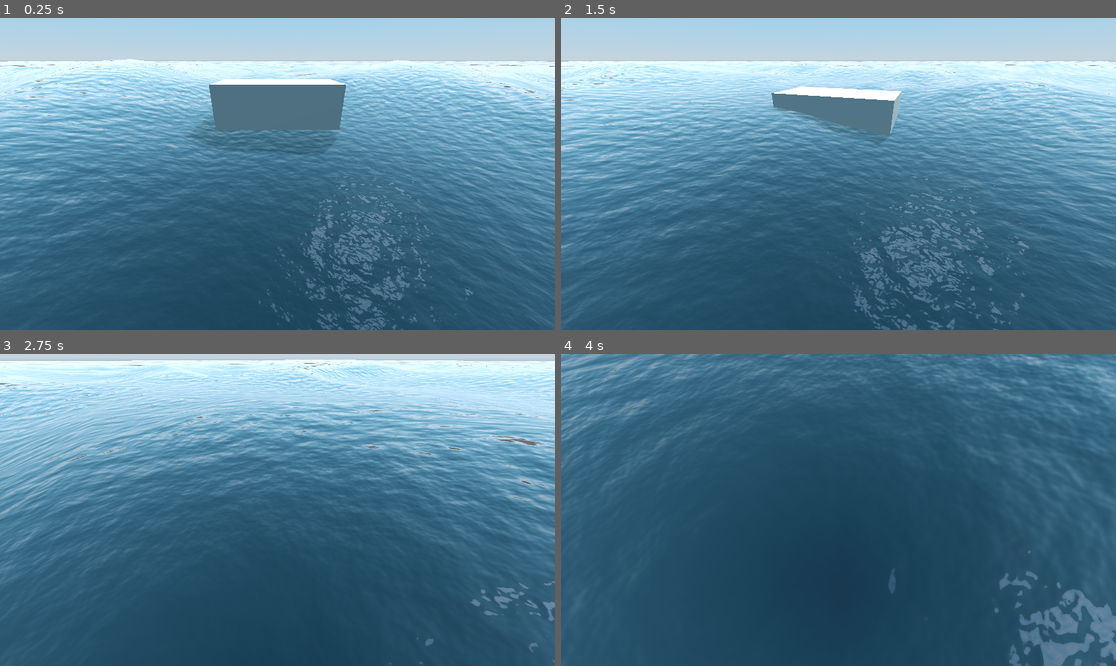
Above: before the commit, frames 1-4 (two rows, left to right).
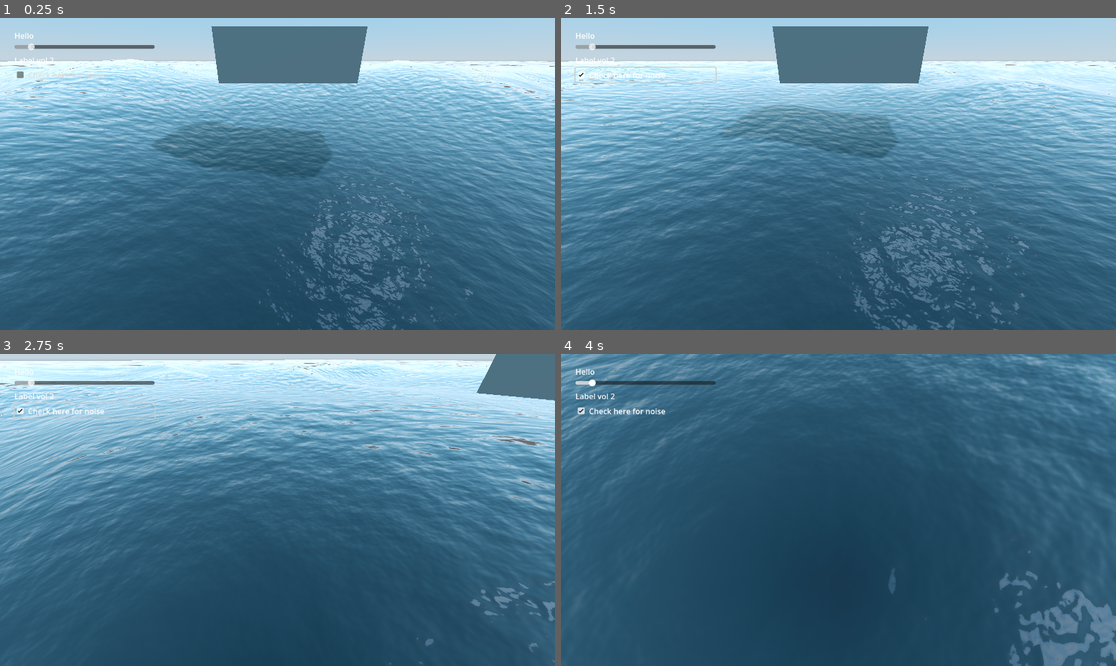
Above: after the commit, the same moments.

Repository: D0V4HKIIN/cs-341-computer-graphics-project
Game: Godot game, scene res://Main.tscn
Same seed, same stepped clock (60 frames per second), same inputs: the game is played once before the commit and once after it.
Inputs (mouse positions are in pixels of both pictures, inside the frame that each line leads up to):
- Up to frame 1 (0.25 s): no input
- Up to frame 2 (1.5 s): click (644, 74) at 0.5 s, where only the run after the commit has a clickable "Check here for noise"; move the mouse to (960, 158) at 1.27 s; press the mouse at (960, 158) at 1.28 s; hold Right (boat_right) from 1.28 s (still down)
- Up to frame 3 (2.75 s): move the mouse to (166, 525) at 2.02 s; release Right (boat_right) at 2.03 s; release the mouse at (166, 525) at 2.03 s; hold Down (boat_back) from 2.03 s (still down); click (166, 525) at 2.1 s
- Up to frame 4 (4 s): move the mouse to (894, 441) at 2.77 s; release Down (boat_back) at 2.78 s; press the mouse at (894, 441) at 2.78 s; hold Right (boat_right) 2.78-3.53 s; move the mouse to (810, 572) at 3.52 s; release the mouse at (810, 572) at 3.53 s; hold Up (boat_forward) from 3.53 s (still down); click (810, 572) at 3.6 s

The runs differ from the first frame. In frame 1, 11% of the frame differs, in the area x 2-67%, y 2-52%; in frame 2, 9.7%; in frame 3, 2.4%; in frame 4, 0.6%.
Error after the commit: Parse Error: Unexpected "Identifier" in class body. (res://Panel.gd:1)

Commit message:
test drive on panel

Diff:
--- a/seas-341_captain_hooks_black_pearl/Boat.gd
+++ b/seas-341_captain_hooks_black_pearl/Boat.gd
@@ -1,13 +1,16 @@
 extends CharacterBody3D
 
 
-@export var SPEED = 10.0
+#@export var SPEED = 10.0
+var SPEED = $Panel/HBoxContainer2/HSlider.value
 @export var ROTATION_SPEED = 0.03
 @export var JUMP_VELOCITY = 4.5
 
 # Get the gravity from the project settings to be synced with RigidBody nodes.
 var gravity = ProjectSettings.get_setting("physics/3d/default_gravity")
 
+func set_speed(value):
+	SPEED = value
 
 func _physics_process(delta):
 	# Add the gravity.
--- a/seas-341_captain_hooks_black_pearl/Main.tscn
+++ b/seas-341_captain_hooks_black_pearl/Main.tscn
@@ -1,9 +1,11 @@
-[gd_scene load_steps=8 format=3 uid="uid://vqwdgpeqmylb"]
+[gd_scene load_steps=10 format=3 uid="uid://vqwdgpeqmylb"]
 
 [ext_resource type="Script" path="res://DefaultCamera.gd" id="1_far80"]
-[ext_resource type="PackedScene" uid="uid://dc5rrghert7q2" path="res://Boat.tscn" id="3_jaqp4"]
+[ext_resource type="PackedScene" uid="uid://dc5rrghert7q2" path="res://boat.tscn" id="3_jaqp4"]
 [ext_resource type="Script" path="res://Boat.gd" id="3_uk3wb"]
 [ext_resource type="PackedScene" uid="uid://dsy0g7e3hkkfg" path="res://Ocean.tscn" id="4_f5de0"]
+[ext_resource type="Script" path="res://Panel.gd" id="5_dsiau"]
+[ext_resource type="PackedScene" uid="uid://cmhqa30lx5onx" path="res://settings2.tscn" id="6_ceydy"]
 
 [sub_resource type="ProceduralSkyMaterial" id="ProceduralSkyMaterial_1j8ng"]
 sky_top_color = Color(0.341176, 0.67451, 0.92549, 1)
@@ -32,8 +34,68 @@
 script = ExtResource("1_far80")
 
 [node name="Boat" parent="." instance=ExtResource("3_jaqp4")]
-transform = Transform3D(1, 0, 0, 0, 1, 0, 0, 0, 1, 0, 1.07568, 0)
+transform = Transform3D(1, 0, 0, 0, 1, 0, 0, 0, 1, 0.230931, 1.78165, 0.0293784)
 script = ExtResource("3_uk3wb")
 
 [node name="Ocean" parent="." instance=ExtResource("4_f5de0")]
 transform = Transform3D(6, 0, 0, 0, 1, 0, 0, 0, 6, 0, 0, 0)
+
+[node name="Panel" type="Panel" parent="."]
+visible = false
+script = ExtResource("5_dsiau")
+
+[node name="Settings" type="VBoxContainer" parent="Panel"]
+layout_mode = 0
+offset_left = 25.0
+offset_top = 26.0
+offset_right = 259.0
+offset_bottom = 101.0
+
+[node name="HBoxContainer" type="HBoxContainer" parent="Panel/Settings"]
+layout_mode = 2
+
+[node name="Label" type="Label" parent="Panel/Settings/HBoxContainer"]
+layout_mode = 2
+text = "Test Slider"
+horizontal_alignment = 1
+
+[node name="HBoxContainer2" type="HBoxContainer" parent="Panel/Settings"]
+layout_mode = 2
+
+[node name="Node2D" type="Node2D" parent="Panel/Settings/HBoxContainer2"]
+position = Vector2(-1, -11)
+
+[node name="HSlider" type="HSlider" parent="Panel/Settings/HBoxContainer2/Node2D"]
+offset_left = -6.0
+offset_top = 12.0
+offset_right = 159.0
+offset_bottom = 28.0
+value = 10.0
+tick_count = 3
+ticks_on_borders = true
+
+[node name="HBoxContainer3" type="HBoxContainer" parent="Panel/Settings"]
+layout_mode = 2
+
+[node name="Container" type="Container" parent="Panel"]
+layout_mode = 0
+offset_left = 23.0
+offset_top = 85.0
+offset_right = 187.0
+offset_bottom = 309.0
+
+[node name="Label" type="Label" parent="Panel/Container"]
+layout_mode = 2
+text = "Test Tick Box
+"
+
+[node name="CheckBox" type="CheckBox" parent="Panel/Container/Label"]
+layout_mode = 1
+anchors_preset = -1
+anchor_right = 0.119
+anchor_bottom = 1.743
+offset_left = 116.0
+offset_right = 127.981
+offset_bottom = -21.318
+
+[node name="Control" parent="." instance=ExtResource("6_ceydy")]
--- /dev/null
+++ b/seas-341_captain_hooks_black_pearl/Panel.gd
@@ -0,0 +1,13 @@
+extends Panel
+
+onready var ocean = $"../Ocean"
+
+# Called when the node enters the scene tree for the first time.
+func _ready():
+	pass # Replace with function body.
+
+
+# Called every frame. 'delta' is the elapsed time since the previous frame.
+func _process(delta):
+	match
+	 "SPEED": ocean.set_speed($Panel/HBoxContainer2/HSlider.value)
--- /dev/null
+++ b/seas-341_captain_hooks_black_pearl/settings2.gd
@@ -0,0 +1,22 @@
+extends Control
+
+# settings
+@onready var SPEED = $MarginContainer/VBoxContainer/HSlider
+@onready var tickbox = $MarginContainer/VBoxContainer/CheckBox
+
+# Called when the node enters the scene tree for the first time.
+func _ready():
+	pass # Replace with function body.
+
+
+# Called every frame. 'delta' is the elapsed time since the previous frame.
+func _process(delta):
+	pass
+
+
+func _on_h_slider_value_changed(value):
+	pass # Replace with function body.
+
+
+func _on_check_box_toggled(button_pressed):
+	pass # Replace with function body.
--- /dev/null
+++ b/seas-341_captain_hooks_black_pearl/settings2.tscn
@@ -0,0 +1,60 @@
+[gd_scene load_steps=2 format=3 uid="uid://cmhqa30lx5onx"]
+
+[ext_resource type="Script" path="res://settings2.gd" id="1_husos"]
+
+[node name="Control" type="Control"]
+layout_mode = 3
+anchors_preset = 15
+anchor_right = 1.0
+anchor_bottom = 1.0
+offset_left = 22.0
+offset_top = 48.0
+offset_right = -811.0
+offset_bottom = -347.0
+grow_horizontal = 2
+grow_vertical = 2
+script = ExtResource("1_husos")
+
+[node name="MarginContainer" type="MarginContainer" parent="."]
+layout_mode = 1
+anchors_preset = 15
+anchor_right = 1.0
+anchor_bottom = 1.0
+offset_left = -17.0
+offset_top = -51.0
+offset_right = 5.0
+offset_bottom = -139.0
+grow_horizontal = 2
+grow_vertical = 2
+theme_override_constants/margin_left = 25
+theme_override_constants/margin_top = 25
+theme_override_constants/margin_right = 25
+theme_override_constants/margin_bottom = 25
+
+[node name="VBoxContainer" type="VBoxContainer" parent="MarginContainer"]
+layout_mode = 2
+theme_override_constants/separation = 4
+alignment = 1
+
+[node name="Label" type="Label" parent="MarginContainer/VBoxContainer"]
+layout_mode = 2
+text = "Hello"
+
+[node name="HSlider" type="HSlider" parent="MarginContainer/VBoxContainer"]
+layout_mode = 2
+value = 10.0
+
+[node name="MarginContainer" type="MarginContainer" parent="MarginContainer/VBoxContainer"]
+layout_mode = 2
+size_flags_stretch_ratio = 5.0
+
+[node name="Label2" type="Label" parent="MarginContainer/VBoxContainer"]
+layout_mode = 2
+text = "Label vol 2"
+
+[node name="CheckBox" type="CheckBox" parent="MarginContainer/VBoxContainer"]
+layout_mode = 2
+text = " Check here for noise"
+
+[connection signal="value_changed" from="MarginContainer/VBoxContainer/HSlider" to="." method="_on_h_slider_value_changed"]
+[connection signal="toggled" from="MarginContainer/VBoxContainer/CheckBox" to="." method="_on_check_box_toggled"]
Not shown, added: seas-341_captain_hooks_black_pearl/export_presets.cfg
